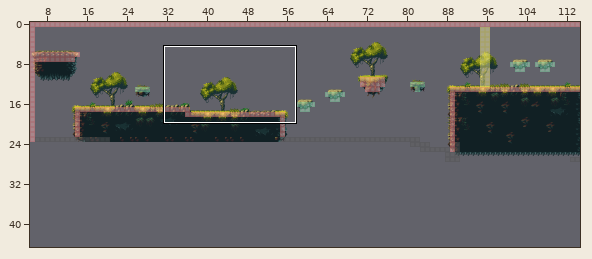
Level history. Tiled map: Output/Assets/Maps/level_1.tmx. The first picture is a wide view before the edit; the outline marks the close-up.
Close-up. Earlier state:
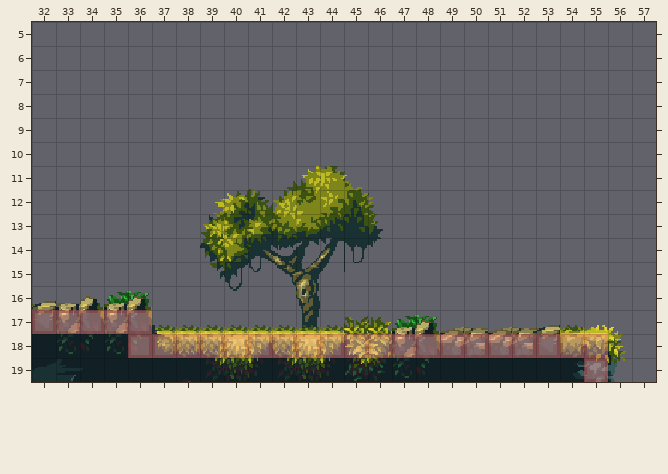
Cells are 16x16 px. Shown: x 32..57, y 5..19. The commit also changed other parts of the map, which this record leaves out.
Now the later version:
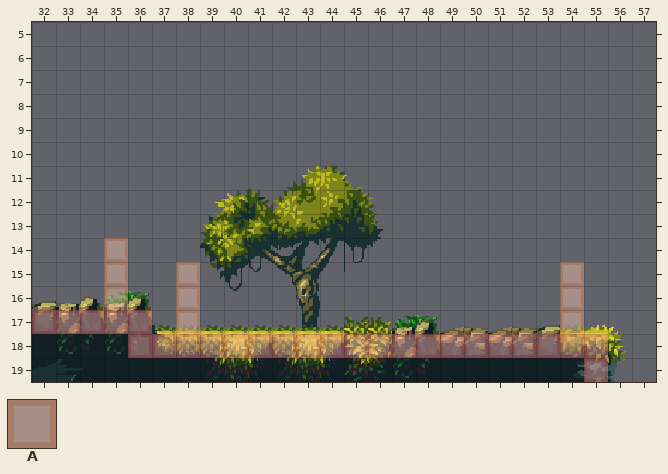
Key: from "HitBoxes": A 3.
_ is an empty cell.
See-through tiles are keyed as they look on the map.
What changed:
{"where": "layer \"HitBoxes\""}
{"y":14,"x":35,"old":"_","new":"A"}
{"y":15,"x":35,"old":"_","new":"A"}
{"y":15,"x":38,"old":"_","new":"A"}
{"y":15,"x":54,"old":"_","new":"A"}
{"y":16,"x":35,"old":"_","new":"A"}
{"y":16,"x":38,"old":"_","new":"A"}
{"y":16,"x":54,"old":"_","new":"A"}
{"y":17,"x":38,"old":"_","new":"A"}
{"y":17,"x":54,"old":"_","new":"A"}
{"label":"added","picture_box":[104,238,128,310]}
{"label":"added","picture_box":[176,262,200,334]}
{"label":"added","picture_box":[560,262,584,334]}
